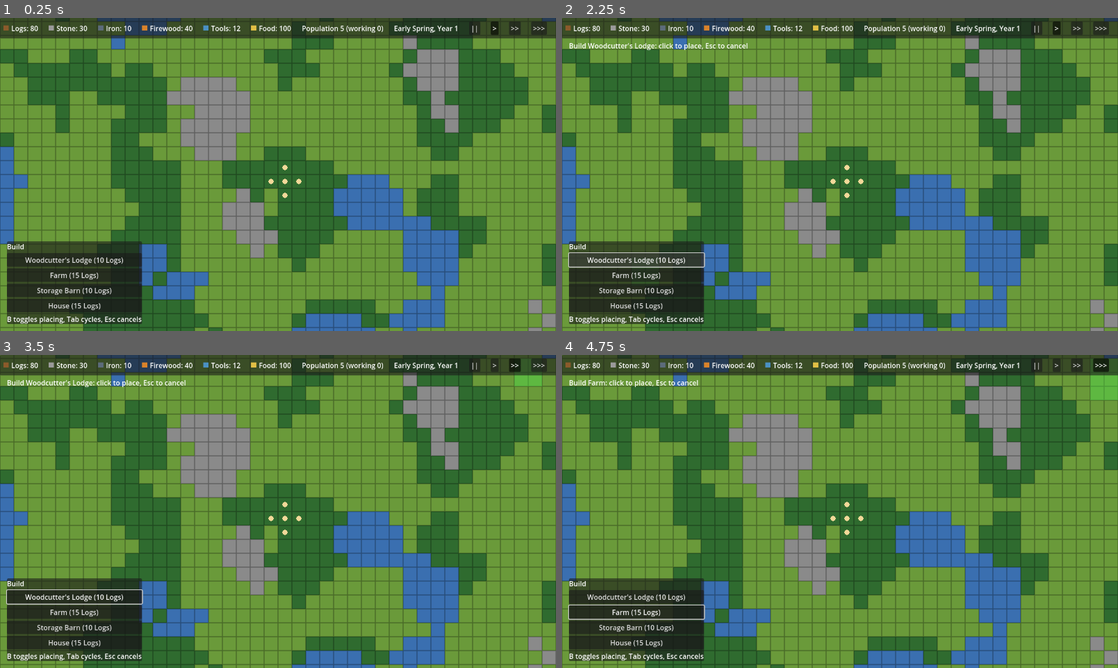
Above: before the commit, frames 1-4 (two rows, left to right).
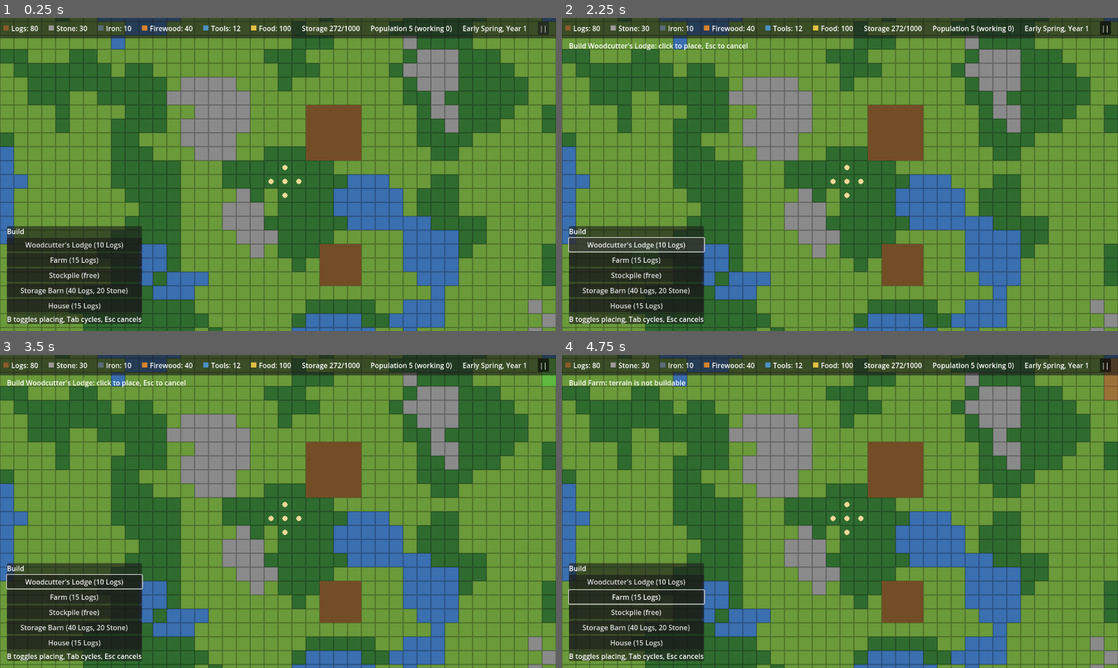
Above: after the commit, the same moments.

Repository: GrindelfP/KingdomYouth
Game: Godot game, scene res://scenes/world/world.tscn
Same seed, same stepped clock (60 frames per second), same inputs: the game is played once before the commit and once after it.
Inputs:
- Up to frame 1 (0.25 s): no input
- Up to frame 2 (2.25 s): click "||" at 0.5 s; click ">" (after the commit: "||") at 1.25 s; click "Woodcutter's Lodge (10 Logs)" at 2 s
- Up to frame 3 (3.5 s): click ">>" (after the commit: "||") at 2.75 s
- Up to frame 4 (4.75 s): click "Farm (15 Logs)" at 3.5 s; click ">>>" (after the commit: "||") at 4.25 s

The runs differ from the first frame. In frame 1, 5.6% of the frame differs, in the area x 1-99%, y 1-89%; in frame 2, 5.7%; in frame 3, 6.2%; in frame 4, 6.7%, in the area x 1-100%, y 1-89%.

Commit message:
[FEATURE] physical storage, output buffers and hauling
Co-Authored-By: Claude Sonnet 5.5 <noreply@anthropic.com>

Diff:
--- /dev/null
+++ b/resources/buildings/stockpile.tres
@@ -0,0 +1,12 @@
+[gd_resource type="Resource" script_class="BuildingDef" load_steps=2 format=3]
+
+[ext_resource type="Script" path="res://scripts/buildings/building_def.gd" id="1_def"]
+
+[resource]
+script = ExtResource("1_def")
+id = &"stockpile"
+display_name = "Stockpile"
+footprint = Vector2i(4, 4)
+build_time = 4.0
+storage_capacity = 400
+storage_categories = Array[int]([0, 1, 2])
--- a/resources/buildings/storage_barn.tres
+++ b/resources/buildings/storage_barn.tres
@@ -6,8 +6,11 @@
 script = ExtResource("1_def")
 id = &"storage_barn"
 display_name = "Storage Barn"
-footprint = Vector2i(2, 2)
+footprint = Vector2i(3, 3)
 cost = {
-&"logs": 10
+&"logs": 40,
+&"stone": 20
 }
-build_time = 5.0
+build_time = 6.0
+storage_capacity = 600
+storage_categories = Array[int]([3, 2, 1])
--- a/scripts/autoload/resource_stockpile.gd
+++ b/scripts/autoload/resource_stockpile.gd
@@ -1,8 +1,9 @@
 extends Node
 
 signal resource_changed(id: StringName, new_amount: int)
+signal storage_changed
 
-var _amounts: Dictionary = {}
+var _storages: Array[Building] = []
 
 
 func _ready() -> void:
@@ -10,39 +11,97 @@
 
 
 func reset() -> void:
-	_amounts.clear()
+	_storages.clear()
 	for id in ResourceCatalog.all_ids():
-		_amounts[id] = ResourceCatalog.get_def(id).starting_amount
-		resource_changed.emit(id, _amounts[id])
+		resource_changed.emit(id, 0)
+	storage_changed.emit()
 
 
-func to_save_data() -> Dictionary:
-	var data := {}
-	for id in _amounts:
-		data[String(id)] = _amounts[id]
-	return data
+func register_storage(building: Building) -> void:
+	if _storages.has(building):
+		return
+	_storages.append(building)
+	building.storage.changed.connect(_on_inventory_changed)
+	storage_changed.emit()
+	for id in building.storage.ids():
+		_on_inventory_changed(id)
 
 
-func from_save_data(data: Dictionary) -> void:
+func unregister_storage(building: Building) -> void:
+	if not _storages.has(building):
+		return
+	_storages.erase(building)
+	building.storage.changed.disconnect(_on_inventory_changed)
+	storage_changed.emit()
 	for id in ResourceCatalog.all_ids():
-		_set_amount(id, int(data.get(String(id), 0)))
+		if building.storage.get_amount(id) > 0:
+			_on_inventory_changed(id)
+
+
+func get_storages() -> Array[Building]:
+	return _storages.duplicate()
+
+
+func find_storages(id: StringName, from: Vector2i) -> Array[Building]:
+	var result: Array[Building] = []
+	for building in _storages:
+		if building.def.accepts(id) and building.storage.free_space() > 0:
+			result.append(building)
+	result.sort_custom(func(a: Building, b: Building) -> bool:
+		return _distance(a, from) < _distance(b, from))
+	return result
 
 
 func get_amount(id: StringName) -> int:
-	return _amounts.get(id, 0)
+	var total := 0
+	for building in _storages:
+		total += building.storage.get_amount(id)
+	return total
 
 
-func add(id: StringName, amount: int) -> void:
+func get_capacity(category: int = -1) -> int:
+	var total := 0
+	for building in _storages:
+		if category < 0 or building.def.storage_categories.is_empty() or building.def.storage_categories.has(category):
+			total += building.def.storage_capacity
+	return total
+
+
+func get_stored_total() -> int:
+	var total := 0
+	for building in _storages:
+		total += building.storage.total()
+	return total
+
+
+func get_free_space(id: StringName) -> int:
+	var total := 0
+	for building in _storages:
+		if building.def.accepts(id):
+			total += building.storage.free_space()
+	return total
+
+
+func add(id: StringName, amount: int) -> int:
 	assert(amount >= 0)
 	assert(ResourceCatalog.has(id))
-	_set_amount(id, get_amount(id) + amount)
+	var left := amount
+	for building in find_storages(id, WorldGrid.MAP_RECT.get_center()):
+		left -= building.storage.add(id, left)
+		if left <= 0:
+			break
+	return amount - left
 
 
 func remove(id: StringName, amount: int) -> bool:
 	assert(amount >= 0)
 	if get_amount(id) < amount:
 		return false
-	_set_amount(id, get_amount(id) - amount)
+	var left := amount
+	for building in _by_distance(WorldGrid.MAP_RECT.get_center()):
+		left -= building.storage.take(id, left)
+		if left <= 0:
+			break
 	return true
 
 
@@ -86,6 +145,17 @@
 	return true
 
 
-func _set_amount(id: StringName, new_amount: int) -> void:
-	_amounts[id] = new_amount
-	resource_changed.emit(id, new_amount)
+func _by_distance(from: Vector2i) -> Array[Building]:
+	var result := _storages.duplicate()
+	result.sort_custom(func(a: Building, b: Building) -> bool:
+		return _distance(a, from) < _distance(b, from))
+	return result
+
+
+func _distance(building: Building, from: Vector2i) -> int:
+	var delta := building.get_center_cell() - from
+	return absi(delta.x) + absi(delta.y)
+
+
+func _on_inventory_changed(id: StringName) -> void:
+	resource_changed.emit(id, get_amount(id))
--- a/scripts/autoload/save_manager.gd
+++ b/scripts/autoload/save_manager.gd
@@ -1,7 +1,7 @@
 extends Node
 
 const SAVE_PATH := "user://savegame.json"
-const SAVE_VERSION := 3
+const SAVE_VERSION := 4
 
 var pending_load := false
 
@@ -16,7 +16,6 @@
 		return false
 	var data := {
 		"version": SAVE_VERSION,
-		"stock": ResourceStockpile.to_save_data(),
 		"time": TimeManager.to_save_data(),
 		"terrain": world.to_save_data(),
 		"buildings": world.get_node("Buildings").to_save_data(),
@@ -38,7 +37,6 @@
 		return false
 	var buildings: BuildController = world.get_node("Buildings")
 	var settlers: SettlerManager = world.get_node("Settlers")
-	ResourceStockpile.from_save_data(parsed["stock"])
 	TimeManager.from_save_data(parsed["time"])
 	settlers.clear_settlers()
 	buildings.clear_buildings()
--- a/scripts/buildings/build_controller.gd
+++ b/scripts/buildings/build_controller.gd
@@ -6,10 +6,13 @@
 
 const VALID_COLOR := Color(0.3, 0.9, 0.3, 0.4)
 const INVALID_COLOR := Color(0.9, 0.2, 0.2, 0.4)
+const START_SEARCH_RADIUS := 20
+const START_MARGIN := 1
 
 var building_defs: Array[BuildingDef] = [
 	load("res://resources/buildings/woodcutters_lodge.tres"),
 	load("res://resources/buildings/farm.tres"),
+	load("res://resources/buildings/stockpile.tres"),
 	load("res://resources/buildings/storage_barn.tres"),
 	load("res://resources/buildings/house.tres"),
 ]
@@ -87,6 +90,14 @@
 	return true
 
 
+func place_starting_storage(avoid: Array[Vector2i]) -> void:
+	for def_id in [&"stockpile", &"storage_barn"]:
+		var def := _def_by_id(String(def_id))
+		var origin := _find_free_origin(def, WorldGrid.MAP_RECT.get_center(), avoid)
+		if origin != Vector2i(-1, -1):
+			add_building(def, origin)
+
+
 func add_building(def: BuildingDef, origin: Vector2i) -> Building:
 	_world.set_occupied(def.get_cells(origin), true)
 	var building := Building.new()
@@ -129,6 +140,8 @@
 				"origin": WorldGrid.cell_to_json(child.origin),
 				"heat_left": child.heat_left,
 				"birth_cooldown": child.birth_cooldown,
+				"storage": child.storage.to_save_data() if child.storage else {},
+				"output": child.output.to_save_data() if child.output else {},
 			})
 		elif child is ConstructionSite:
 			entries.append({
@@ -151,6 +164,37 @@
 			var building := add_building(def, origin)
 			building.heat_left = float(entry["heat_left"])
 			building.birth_cooldown = float(entry["birth_cooldown"])
+			if building.storage:
+				building.storage.from_save_data(entry["storage"])
+			if building.output:
+				building.output.from_save_data(entry["output"])
+
+
+func _find_free_origin(def: BuildingDef, near: Vector2i, avoid: Array[Vector2i]) -> Vector2i:
+	var candidates: Array[Vector2i] = []
+	for x in range(-START_SEARCH_RADIUS, START_SEARCH_RADIUS + 1):
+		for y in range(-START_SEARCH_RADIUS, START_SEARCH_RADIUS + 1):
+			candidates.append(near + Vector2i(x, y) - (def.footprint - Vector2i.ONE) / 2)
+	candidates.sort_custom(func(a: Vector2i, b: Vector2i) -> bool:
+		return a.distance_squared_to(near) < b.distance_squared_to(near))
+	for origin in candidates:
+		if _is_free_with_margin(def, origin, avoid):
+			return origin
+	return Vector2i(-1, -1)
+
+
+func _is_free_with_margin(def: BuildingDef, origin: Vector2i, avoid: Array[Vector2i]) -> bool:
+	for x in range(-START_MARGIN, def.footprint.x + START_MARGIN):
+		for y in range(-START_MARGIN, def.footprint.y + START_MARGIN):
+			var cell := origin + Vector2i(x, y)
+			var inside := x >= 0 and y >= 0 and x < def.footprint.x and y < def.footprint.y
+			if not _world.is_in_bounds(cell) or _world.is_occupied(cell) or avoid.has(cell):
+				return false
+			if inside and not _world.is_buildable(cell):
+				return false
+			if not inside and not _world.is_walkable(cell):
+				return false
+	return true
 
 
 func _def_by_id(id: String) -> BuildingDef:
--- a/scripts/buildings/building.gd
+++ b/scripts/buildings/building.gd
@@ -2,6 +2,7 @@
 extends Node2D
 
 const BUILDING_COLOR := Color(0.45, 0.3, 0.15)
+const OUTPUT_CAPACITY := 20
 const ACCESS_OFFSETS: Array[Vector2i] = [Vector2i.LEFT, Vector2i.RIGHT, Vector2i.UP, Vector2i.DOWN]
 
 var def: BuildingDef
@@ -10,6 +11,8 @@
 var residents: Array[Settler] = []
 var birth_cooldown := 0.0
 var heat_left := 0.0
+var storage: Inventory
+var output: Inventory
 var _world: WorldGrid
 var _size: Vector2
 
@@ -20,7 +23,17 @@
 	origin = grid_origin
 	global_position = world.get_cell_rect(origin).position
 	_size = Vector2(def.footprint) * world.get_tile_size()
+	if def.is_storage():
+		storage = Inventory.new(def.storage_capacity)
+		ResourceStockpile.register_storage(self)
+	if def.job:
+		output = Inventory.new(OUTPUT_CAPACITY)
 	queue_redraw()
+
+
+func _exit_tree() -> void:
+	if storage:
+		ResourceStockpile.unregister_storage(self)
 
 
 func occupies(grid_pos: Vector2i) -> bool:
@@ -46,6 +59,16 @@
 	return def.job
 
 
+func is_storage() -> bool:
+	return storage != null
+
+
+func is_output_blocked() -> bool:
+	if output == null:
+		return false
+	return output.free_space() < def.job.output_amount and ResourceStockpile.find_storages(def.job.output_id, get_center_cell()).is_empty()
+
+
 func is_heated() -> bool:
 	return heat_left > 0.0
 
--- a/scripts/buildings/building_def.gd
+++ b/scripts/buildings/building_def.gd
@@ -8,6 +8,8 @@
 @export var build_time := 5.0
 @export var job: JobDef
 @export var housing_capacity := 0
+@export var storage_capacity := 0
+@export var storage_categories: Array[int] = []
 
 
 func get_cells(origin: Vector2i) -> Array[Vector2i]:
@@ -16,3 +18,14 @@
 		for y in footprint.y:
 			cells.append(origin + Vector2i(x, y))
 	return cells
+
+
+func is_storage() -> bool:
+	return storage_capacity > 0
+
+
+func accepts(good_id: StringName) -> bool:
+	if storage_categories.is_empty():
+		return true
+	var def := ResourceCatalog.get_def(good_id)
+	return def != null and storage_categories.has(int(def.category))
--- /dev/null
+++ b/scripts/economy/inventory.gd
@@ -0,0 +1,78 @@
+class_name Inventory
+extends RefCounted
+
+signal changed(id: StringName)
+
+var capacity := 0
+var _items: Dictionary = {}
+
+
+func _init(max_capacity: int = 0) -> void:
+	capacity = max_capacity
+
+
+func get_amount(id: StringName) -> int:
+	return _items.get(id, 0)
+
+
+func total() -> int:
+	var sum := 0
+	for id in _items:
+		sum += _items[id]
+	return sum
+
+
+func free_space() -> int:
+	return maxi(capacity - total(), 0)
+
+
+func is_empty() -> bool:
+	return total() == 0
+
+
+func ids() -> Array[StringName]:
+	var result: Array[StringName] = []
+	for id in ResourceCatalog.all_ids():
+		if get_amount(id) > 0:
+			result.append(id)
+	return result
+
+
+func add(id: StringName, amount: int) -> int:
+	var accepted := mini(amount, free_space())
+	if accepted <= 0:
+		return 0
+	_items[id] = get_amount(id) + accepted
+	changed.emit(id)
+	return accepted
+
+
+func take(id: StringName, amount: int) -> int:
+	var taken := mini(amount, get_amount(id))
+	if taken <= 0:
+		return 0
+	_items[id] = get_amount(id) - taken
+	if _items[id] == 0:
+		_items.erase(id)
+	changed.emit(id)
+	return taken
+
+
+func to_save_data() -> Dictionary:
+	var data := {}
+	for id in _items:
+		data[String(id)] = _items[id]
+	return data
+
+
+func from_save_data(data: Dictionary) -> void:
+	var previous := _items.keys()
+	_items.clear()
+	for key in data:
+		var id := StringName(key)
+		if ResourceCatalog.has(id):
+			_items[id] = int(data[key])
+	for id in previous:
+		changed.emit(id)
+	for id in _items:
+		changed.emit(id)
--- a/scripts/entities/settler.gd
+++ b/scripts/entities/settler.gd
@@ -9,6 +9,7 @@
 const COLOR := Color(0.95, 0.85, 0.6)
 const REST_CALL := 25.0
 const REST_FULL := 95.0
+const CARRY_MARKER_SIZE := 6.0
 
 var world: WorldGrid
 var pathfinder: GridPathfinder
@@ -16,6 +17,8 @@
 var worker: Worker
 var home: Building
 var display_id := 0
+var carried_id: StringName
+var carried_amount := 0
 var _last_cell := Vector2i.ZERO
 var _destination := Vector2i.ZERO
 var _path: Array[Vector2i] = []
@@ -47,6 +50,16 @@
 	return _moving
 
 
+func is_carrying() -> bool:
+	return carried_amount > 0
+
+
+func set_carried(id: StringName, amount: int) -> void:
+	carried_id = id if amount > 0 else StringName()
+	carried_amount = maxi(amount, 0)
+	queue_redraw()
+
+
 func move_to(grid_pos: Vector2i) -> bool:
 	_destination = grid_pos
 	_moving = true
@@ -74,6 +87,11 @@
 
 func _draw() -> void:
 	draw_circle(Vector2.ZERO, RADIUS, COLOR)
+	if carried_amount > 0:
+		var color := ResourceCatalog.get_def(carried_id).color
+		var marker := Vector2.ONE * CARRY_MARKER_SIZE
+		draw_rect(Rect2(Vector2(-CARRY_MARKER_SIZE / 2.0, -RADIUS - CARRY_MARKER_SIZE - 1.0), marker), color)
+		draw_rect(Rect2(Vector2(-CARRY_MARKER_SIZE / 2.0, -RADIUS - CARRY_MARKER_SIZE - 1.0), marker), Color.BLACK, false)
 
 
 func assign_home(house: Building) -> bool:
--- a/scripts/entities/settler_manager.gd
+++ b/scripts/entities/settler_manager.gd
@@ -77,6 +77,8 @@
 			"rest": settler.needs.rest,
 			"warmth": settler.needs.warmth,
 			"health": settler.needs.health,
+			"carried_id": String(settler.carried_id),
+			"carried_amount": settler.carried_amount,
 			"home": WorldGrid.cell_to_json(settler.home.origin) if settler.home else null,
 			"job": WorldGrid.cell_to_json(settler.worker.building.origin) if settler.worker.building else null,
 		})
@@ -93,6 +95,8 @@
 		settler.needs.rest = float(entry["rest"])
 		settler.needs.warmth = float(entry["warmth"])
 		settler.needs.health = float(entry["health"])
+		if int(entry["carried_amount"]) > 0 and ResourceCatalog.has(StringName(entry["carried_id"])):
+			settler.set_carried(StringName(entry["carried_id"]), int(entry["carried_amount"]))
 		if entry["home"] != null:
 			var house := buildings.find_building(WorldGrid.cell_from_json(entry["home"]))
 			if house:
--- a/scripts/entities/worker.gd
+++ b/scripts/entities/worker.gd
@@ -1,11 +1,12 @@
 class_name Worker
 extends Node
 
-enum State { IDLE, TRAVEL, WORK }
+enum State { IDLE, TRAVEL, WORK, PICKUP, DELIVER }
 
 const NO_TARGET := Vector2i(-1, -1)
 const RETRY_DELAY := 3.0
 const MAX_TARGET_CANDIDATES := 30
+const HAUL_SIZE := 10
 
 var building: Building
 var _settler: Settler
@@ -14,6 +15,7 @@
 var _work_left := 0.0
 var _retry_left := 0.0
 var _paused := false
+var _storage: Building
 
 
 func _ready() -> void:
@@ -56,16 +58,17 @@
 
 
 func cancel_task() -> void:
-	if _state == State.IDLE:
-		return
-	_settler.cancel_movement()
-	_state = State.IDLE
-	_target = NO_TARGET
-	_work_left = 0.0
+	if _state != State.IDLE:
+		_settler.cancel_movement()
+		_state = State.IDLE
+		_target = NO_TARGET
+		_work_left = 0.0
+		_storage = null
+	_return_carried()
 
 
 func _process(delta: float) -> void:
-	if building == null or _paused:
+	if _paused or (building == null and not _settler.is_carrying()):
 		return
 	match _state:
 		State.IDLE:
@@ -80,10 +83,23 @@
 
 
 func _start_travel() -> void:
-	if building.job_def().seasonal and TimeManager.food_multiplier() <= 0.0:
-		_retry_left = RETRY_DELAY
-		return
-	var target := _find_target()
+	if _settler.is_carrying():
+		if not _begin_delivery():
+			_retry_left = RETRY_DELAY
+		return
+	if building == null:
+		return
+	var job := building.job_def()
+	var target := NO_TARGET
+	var can_work := building.output.free_space() >= job.output_amount
+	if job.seasonal and TimeManager.food_multiplier() <= 0.0:
+		can_work = false
+	if can_work:
+		target = _find_target()
+	var stored := building.output.total()
+	if stored > 0 and (stored >= HAUL_SIZE or target == NO_TARGET):
+		if _begin_pickup():
+			return
 	if target == NO_TARGET:
 		_retry_left = RETRY_DELAY
 		return
@@ -111,15 +127,88 @@
 	return not _settler.pathfinder.find_path(from, to).is_empty()
 
 
+func _begin_pickup() -> bool:
+	var id := _richest_output()
+	if id == &"" or ResourceStockpile.find_storages(id, building.get_center_cell()).is_empty():
+		return false
+	var cell := _reachable_access_cell(building)
+	if cell == NO_TARGET:
+		return false
+	_target = cell
+	_state = State.PICKUP
+	_settler.move_to(cell)
+	return true
+
+
+func _begin_delivery() -> bool:
+	var from := _settler.get_grid_pos()
+	for storage in ResourceStockpile.find_storages(_settler.carried_id, from):
+		var cell := _reachable_access_cell(storage)
+		if cell == NO_TARGET:
+			continue
+		_storage = storage
+		_target = cell
+		_state = State.DELIVER
+		_settler.move_to(cell)
+		return true
+	return false
+
+
+func _reachable_access_cell(target_building: Building) -> Vector2i:
+	var from := _settler.get_grid_pos()
+	var cells := target_building.get_access_cells()
+	cells.sort_custom(func(a: Vector2i, b: Vector2i) -> bool: return a.distance_squared_to(from) < b.distance_squared_to(from))
+	for cell in cells:
+		if _is_reachable(from, cell):
+			return cell
+	return NO_TARGET
+
+
+func _richest_output() -> StringName:
+	var best := &""
+	for id in building.output.ids():
+		if best == &"" or building.output.get_amount(id) > building.output.get_amount(best):
+			best = id
+	return best
+
+
+func _return_carried() -> void:
+	if not _settler.is_carrying():
+		return
+	var id := _settler.carried_id
+	var left := _settler.carried_amount
+	if building and building.output:
+		left -= building.output.add(id, left)
+	if left > 0:
+		ResourceStockpile.add(id, left)
+	_settler.set_carried(&"", 0)
+
+
 func _on_arrived(grid_pos: Vector2i) -> void:
-	if _state != State.TRAVEL or grid_pos != _target:
-		return
-	_state = State.WORK
-	_work_left = _work_duration()
+	if grid_pos != _target:
+		return
+	match _state:
+		State.TRAVEL:
+			_state = State.WORK
+			_work_left = _work_duration()
+		State.PICKUP:
+			var id := _richest_output()
+			_state = State.IDLE
+			if id != &"":
+				_settler.set_carried(id, building.output.take(id, HAUL_SIZE))
+				_begin_delivery()
+		State.DELIVER:
+			_state = State.IDLE
+			if is_instance_valid(_storage) and _storage.storage:
+				var accepted := _storage.storage.add(_settler.carried_id, _settler.carried_amount)
+				_settler.set_carried(_settler.carried_id, _settler.carried_amount - accepted)
+			_storage = null
+			if _settler.is_carrying():
+				_begin_delivery()
 
 
 func _on_path_failed(grid_pos: Vector2i) -> void:
-	if _state != State.TRAVEL or grid_pos != _target:
+	if _state == State.IDLE or grid_pos != _target:
 		return
 	_state = State.IDLE
 	_target = NO_TARGET
@@ -140,4 +229,4 @@
 		if _settler.world.get_terrain_name(_target) != job.target_terrain:
 			return
 		_settler.world.deplete_forest(_target)
-	ResourceStockpile.add(job.output_id, job.output_amount)
+	building.output.add(job.output_id, job.output_amount)
--- a/scripts/ui/hud.gd
+++ b/scripts/ui/hud.gd
@@ -12,6 +12,8 @@
 const SPEED_LABELS := ["||", ">", ">>", ">>>"]
 const BAR_GOODS: Array[StringName] = [&"logs", &"stone", &"iron", &"firewood", &"tools"]
 const FOOD_KEY := &"food"
+const STORAGE_WARN_RATIO := 0.9
+const STORAGE_CLEAR_RATIO := 0.8
 const FOOD_COLOR := Color(0.88, 0.75, 0.27)
 
 var _build: BuildController
@@ -19,6 +21,8 @@
 var _settlers: SettlerManager
 var _resource_labels: Dictionary = {}
 var _food_box: Control
+var _storage_label: Label
+var _storage_warned := false
 var _time_label: Label
 var _speed_buttons: Array[Button] = []
 var _population_label: Label
@@ -80,7 +84,20 @@
 
 func _process(_delta: float) -> void:
 	_time_label.text = "%s, Year %d" % [TimeManager.get_month_name(), TimeManager.get_year()]
+	_update_storage()
 	_population_label.text = "Population %d (working %d)" % [_settlers.population(), _settlers.employed_count()]
+
+
+func _update_storage() -> void:
+	var capacity := ResourceStockpile.get_capacity()
+	var stored := ResourceStockpile.get_stored_total()
+	_storage_label.text = "Storage %d/%d" % [stored, capacity]
+	var ratio := float(stored) / capacity if capacity > 0 else 1.0
+	if not _storage_warned and ratio >= STORAGE_WARN_RATIO:
+		_storage_warned = true
+		add_toast("Storage is nearly full. Build more storage.")
+	elif _storage_warned and ratio < STORAGE_CLEAR_RATIO:
+		_storage_warned = false
 
 
 func add_toast(text: String) -> void:
@@ -114,6 +131,8 @@
 		row.add_child(_make_resource_entry(id, ResourceCatalog.display_name(id), ResourceCatalog.get_def(id).color))
 	_food_box = _make_resource_entry(FOOD_KEY, "Food", FOOD_COLOR)
 	row.add_child(_food_box)
+	_storage_label = _make_label()
+	row.add_child(_storage_label)
 	_population_label = _make_label()
 	row.add_child(_population_label)
 	_time_label = _make_label()
--- a/scripts/ui/info_panel.gd
+++ b/scripts/ui/info_panel.gd
@@ -54,6 +54,8 @@
 	if settler.home:
 		home = "%s at %s" % [settler.home.def.display_name, settler.home.origin]
 	_add_line("Home: " + home)
+	if settler.is_carrying():
+		_add_line("Carrying: %d %s" % [settler.carried_amount, ResourceCatalog.display_name(settler.carried_id)])
 	_add_bar("Hunger", settler.needs.hunger)
 	_add_bar("Rest", settler.needs.rest)
 	_add_bar("Warmth", settler.needs.warmth)
@@ -78,10 +80,21 @@
 					_add_row("Settler %d (idle)" % settler.display_id, "Assign", func() -> void: settler.worker.assign(building))
 			if idle == 0:
 				_add_line("No idle settlers.")
+		_add_inventory("Output", building.output)
+		if building.is_output_blocked():
+			_add_line("Storage full: output cannot be hauled, work is stalled.")
+	if building.storage:
+		_add_inventory("Stored", building.storage)
 	if building.def.housing_capacity > 0:
 		_add_line("Residents %d / %d" % [building.residents.size(), building.def.housing_capacity])
 		_add_line("Heating: " + ("on" if building.is_heated() else "off"))
 	_add_button("Close", _jobs.clear_selection)
+
+
+func _add_inventory(title: String, inventory: Inventory) -> void:
+	_add_line("%s %d / %d" % [title, inventory.total(), inventory.capacity])
+	for id in inventory.ids():
+		_add_line("  %s: %d" % [ResourceCatalog.display_name(id), inventory.get_amount(id)])
 
 
 func _add_title(text: String) -> void:
--- a/scripts/world/game_bootstrap.gd
+++ b/scripts/world/game_bootstrap.gd
@@ -10,3 +10,12 @@
 	if SaveManager.pending_load:
 		SaveManager.pending_load = false
 		SaveManager.load_game()
+		return
+	var buildings: BuildController = get_parent().get_node("Buildings")
+	var settlers: SettlerManager = get_parent().get_node("Settlers")
+	var occupied: Array[Vector2i] = []
+	for settler in settlers.living_settlers():
+		occupied.append(settler.get_grid_pos())
+	buildings.place_starting_storage(occupied)
+	for id in ResourceCatalog.all_ids():
+		ResourceStockpile.add(id, ResourceCatalog.get_def(id).starting_amount)
Not shown, added: scripts/economy/inventory.gd.uid
Not shown, changed: docs/tickets/0016-storage-and-hauling.md
Not shown, changed: docs/tutorial.md
